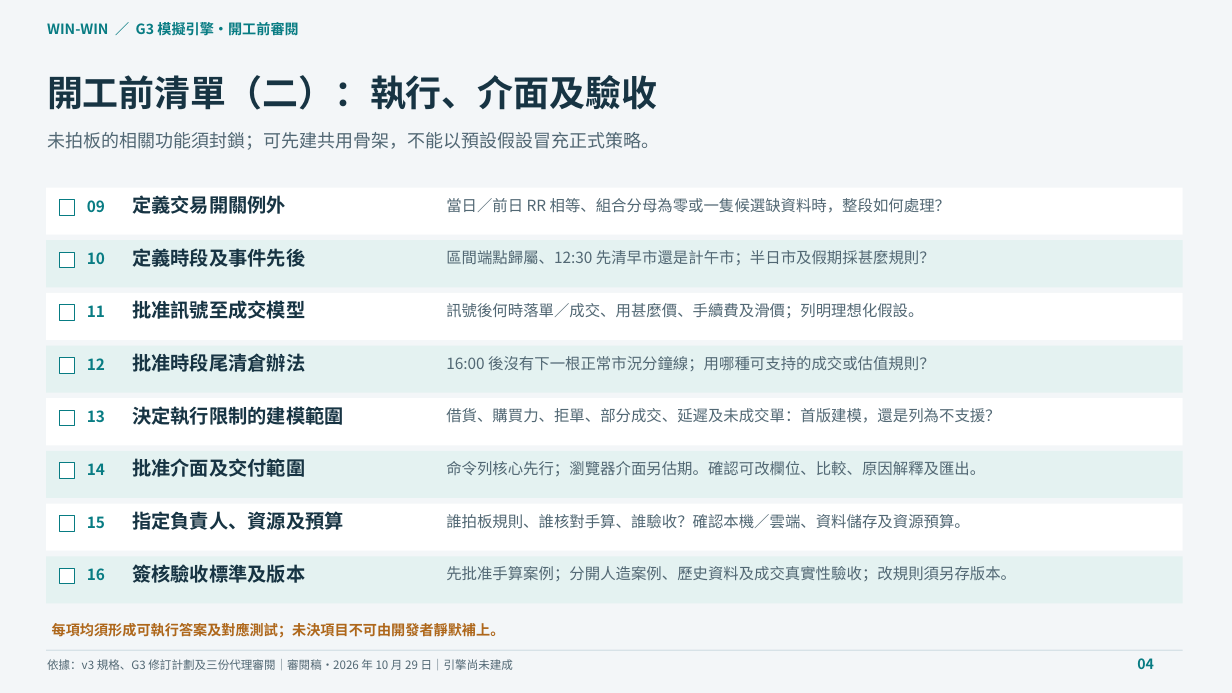
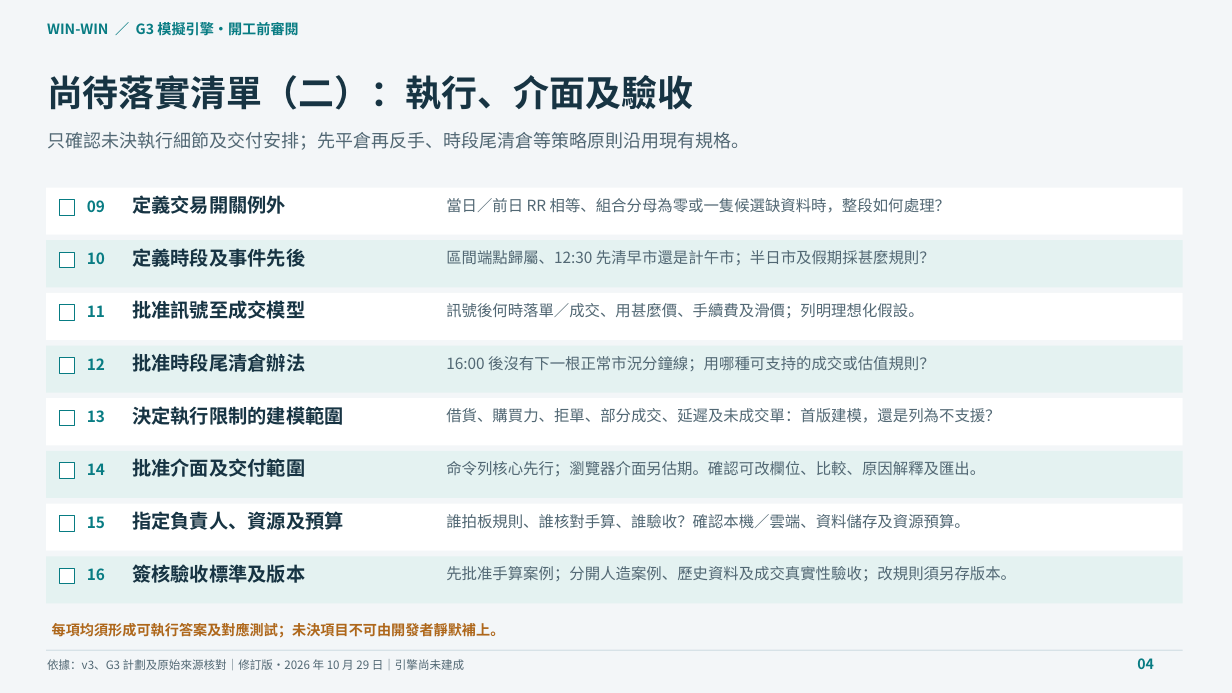
Before and after one commit to newprojectshkau/Win-win, a slide deck: slide 4 of output/slides/G3-engine-briefing-zh-HK.pptx. Drawn at 1232x693 pixels with LibreOffice and Linux fonts; fonts in the diff are those of the drawing. Boxes give left, top, right and bottom in pixels: in the first picture for what was removed or moved away, otherwise in the second. Text is boxed around its words. In the diff, an @@ line names an element or a change of style, - is before the commit and + after.

```diff
--- a/output/slides/G3-engine-briefing-zh-HK.pptx
+++ b/output/slides/G3-engine-briefing-zh-HK.pptx
@@ text at (47,75,693,110): text changed @@
-開工前清單（二）：執行、介面及驗收
+尚待落實清單（二）：執行、介面及驗收
@@ text at (47,132,749,150): text changed @@
-未拍板的相關功能須封鎖；可先建共用骨架，不能以預設假設冒充正式策略。
+只確認未決執行細節及交付安排；先平倉再反手、時段尾清倉等策略原則沿用現有規格。
@@ text at (47,659,464,670): text changed @@
-依據：v3 規格、G3 修訂計劃及三份代理審閱｜審閱稿・2026 年 10 月 29 日｜引擎尚未建成
+依據：v3、G3 計劃及原始來源核對｜修訂版・2026 年 10 月 29 日｜引擎尚未建成
```
Also in this commit, not shown: 5 other slides changed, 5 other files.
